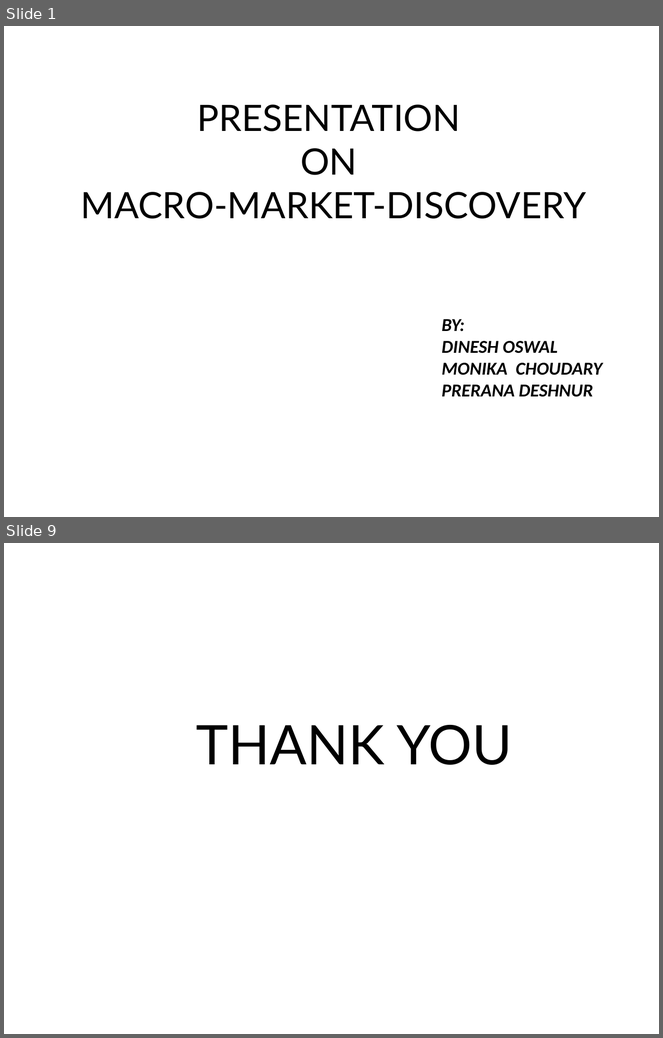
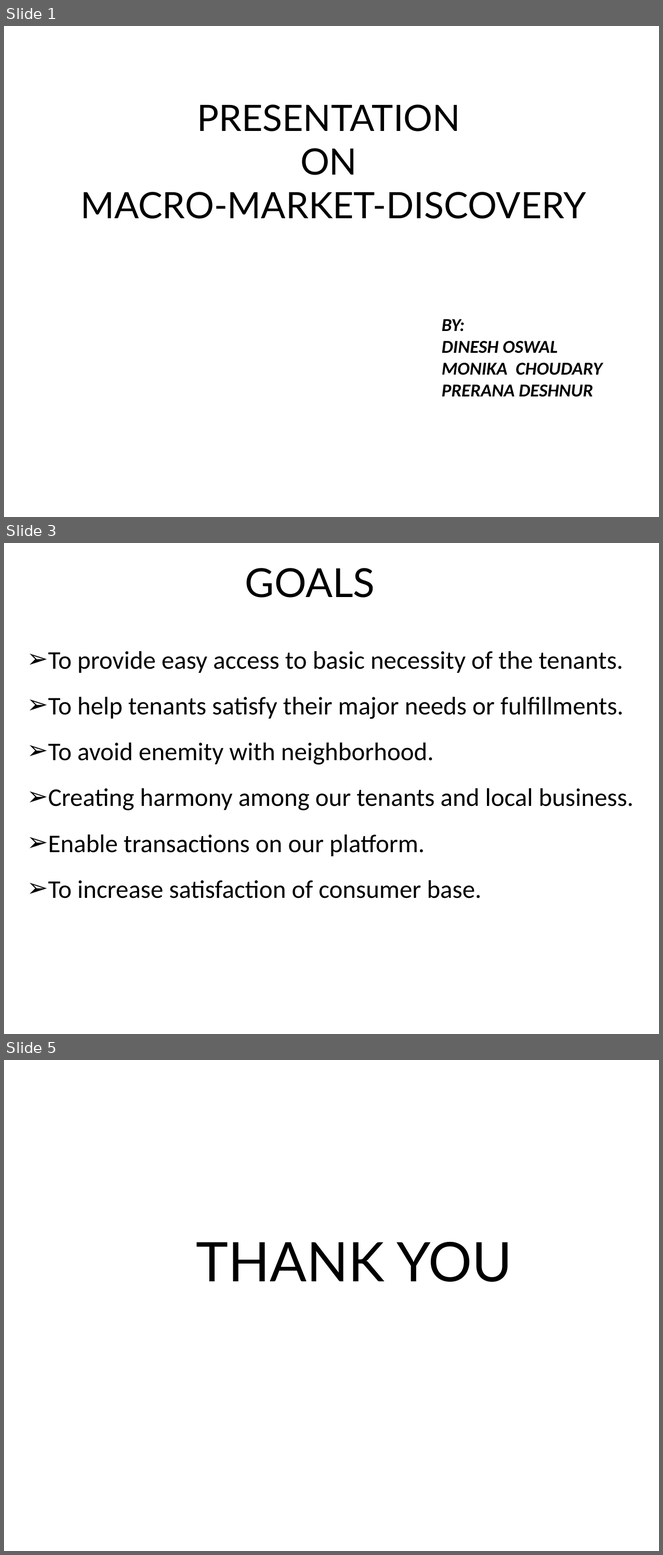
Before and after one commit to dineshoswal333/Playground, a slide deck: finalproject/team1/Macromarketdiscovery/debriefingppt/Team1_Macromarketdiscovery_Dinesh_Presentation.pptx. Shown one above the other, each under a label of ours: slides 1 and 9 before the commit, slides 1, 3 and 5 after it; the slides between them are not shown. The pictures are 663x1038 and 663x1555 pixels, drawn with LibreOffice and Linux fonts; fonts in the diff are those of the drawing. Boxes give left, top, right and bottom in pixels: in the first picture for what was removed or moved away, otherwise in the second. Text is boxed around its words. In the diff, an @@ line names an element or a change of style, - is before the commit and + after.

```diff
--- a/finalproject/team1/Macromarketdiscovery/debriefingppt/Team1_Macromarketdiscovery_Dinesh_Presentation.pptx
+++ b/finalproject/team1/Macromarketdiscovery/debriefingppt/Team1_Macromarketdiscovery_Dinesh_Presentation.pptx
@@ slide 3 added at [4, 543, 659, 1034], background #FFFFFF @@
@@ text added at [245, 568, 375, 598], 44 pt, text #000000 @@
+GOALS
@@ text added at [48, 651, 634, 899], 28 pt, text #000000 @@
+➢ To provide easy access to basic necessity of the tenants.
+➢ To help tenants satisfy their major needs or fulfillments.
+➢ To avoid enemity with neighborhood.
+➢ Creating harmony among our tenants and local business.
+➢ Enable transactions on our platform.
+➢ To increase satisfaction of consumer base.
@@ what was slide 9 is now slide 5 @@
```
Also in this commit, not shown: 2 other slides added, 7 slides removed, 38 other files.
